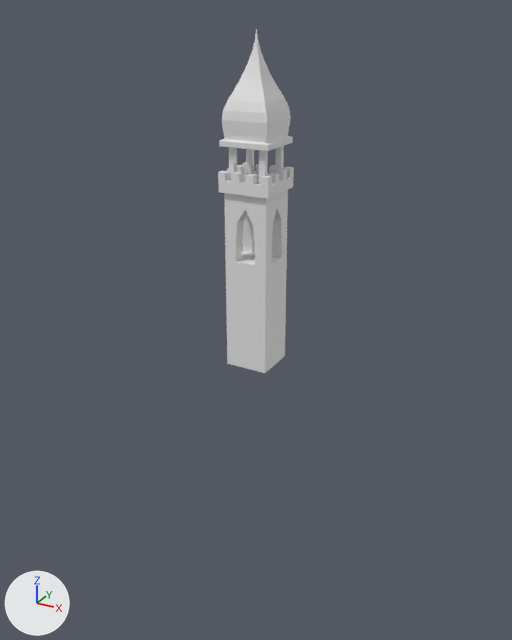
Renders of the OBJ model src/assets/models/tower.obj from each side of a commit.
Camera for both pictures: a 50 mm lens placed at (9.32, -16.98, 3.28), pointed at (-0.24, 0.41, -5.41). Every picture has the same lights, and +X, +Y and +Z are marked at lower left. Where no turn or scale is listed for an object, it has been applied to the vertices. Vertices at the same position are counted once.

In view in the first picture: 'Cube', 'Cube.005', 'bulk', 'top'.
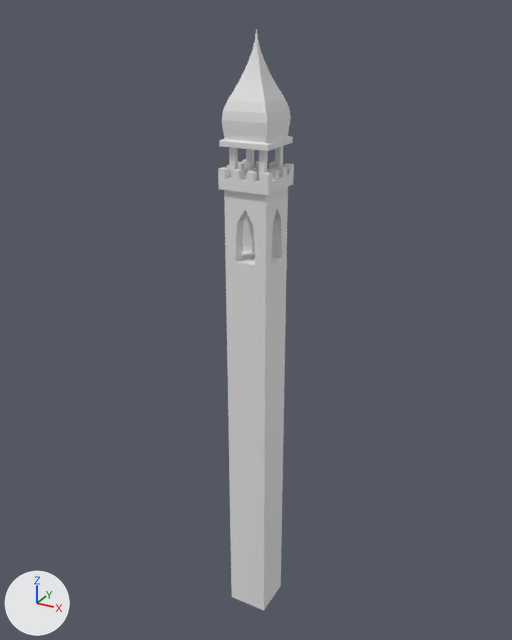
Changed parts and their boxes (x1, y1, x2, y2) in the pictures (512 x 640 px; the box of a moved part takes in the faces that stretch with it):
'bulk', reshaped (130% taller): before (224, 190, 288, 373); after (224, 187, 288, 610)
part 1 of me_bulk, moved or reshaped: before (227, 354, 285, 373); after (227, 354, 285, 610)

Edits to the bpy script that builds the scene:
```text
Change me_bulk:
    where me_bulk.from_pydata(...)  # 135 vertices, 279 faces; spans x -0.65..0.65, y -0.65..0.65, z -6.53..-1.03
    used by ob_bulk; location = (0.0, 0.0, 0.0)
    me_bulk part 1: all 25 vertices in x -0.65..0.65, y -0.65..0.65, z -6.53 are moved by (0.0, 0.0, -9.26)
```
